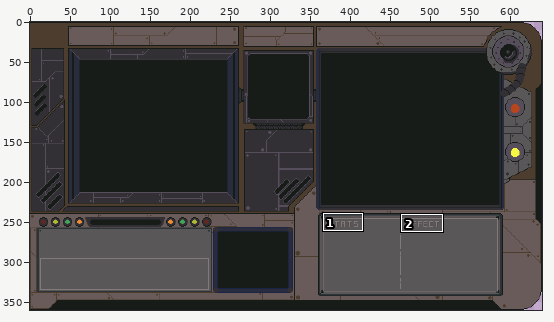
Edited in one commit: pixel-art file (mechvoridle/assets/graphics/ShoppingPanel.aseprite). The picture above shows the old version from afar; the outline marks the close-up.
Close-up. Before:
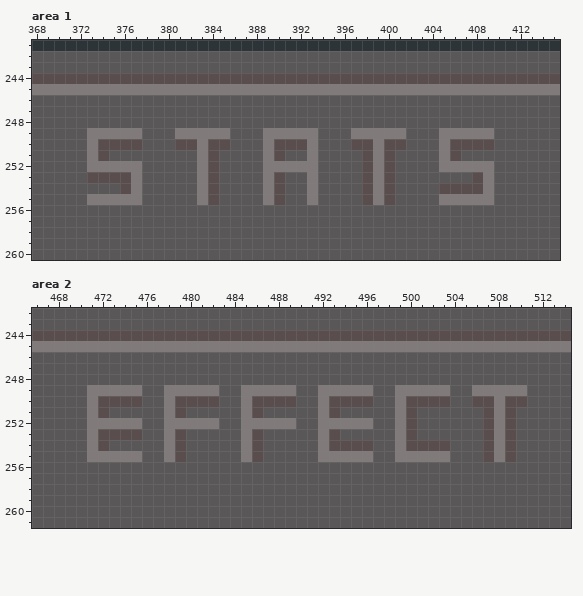
640x360 pixels, 1 frame. Colours within 5 levels of each other are drawn and written as one. Shown: area 1: x 368..415, y 241..260; area 2: x 466..514, y 242..261. The commit also changed other parts of the picture, which this record leaves out.
New version:
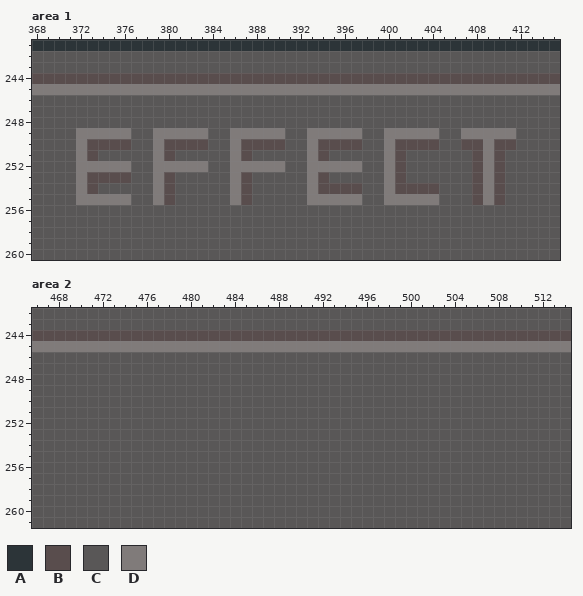
Palette (. is transparent): A #2c3438  B #594d4d  C #595757  D #807b7a
The exact change:
Changed rows in their new state; - is an unchanged pixel.
Area 1:
first column x 372:
249 D----C-DD---CCDDD--CC-DDD-CC--DDDCC---DD
250 DB---C-DB--BCCDBBB-CC-BBB-CCD-BBBCC--DBB
251 DBC----DB--CC-DB-CC---B---CCDB---CC-BDB-
252 D----C-DDDD-C-DDD--CC-DDDDCCDB---CCCB-B-
253 D----C-DB--CC-DB-CC---B---CCDB--------B-
254 DB--CC-DB--CC-DB-CC---BBBBCCDBBBBCCC--B-
255 D----C-DB--CC-DB-CC---DDDDCCDDDDDCCCB-B-
Area 2:
first column x 471:
249 CCCCC--CCCCC--CCCCC--CCCCC--CCCCC--CCCCC
250 CCCCC--CCCCC--CCCCC--CCCCC--CCCCC--CCCCC
251 CC-----CC-----CC-----CC-----CC------CCC-
252 CCCCC--CCCCC--CCCCC--CCCCC--CC------CCC-
253 CCCCC--CC-----CC-----CC-----CC------CCC-
254 CC-----CC-----CC-----CCCCC--CCCCC---CCC-
255 CCCCC--CC-----CC-----CCCCC--CCCCC---CCC-
Where, in picture pixels (left, top, right, bottom), the same in both close-ups:
changed: (76, 128, 516, 205)
changed: (87, 385, 527, 462)
